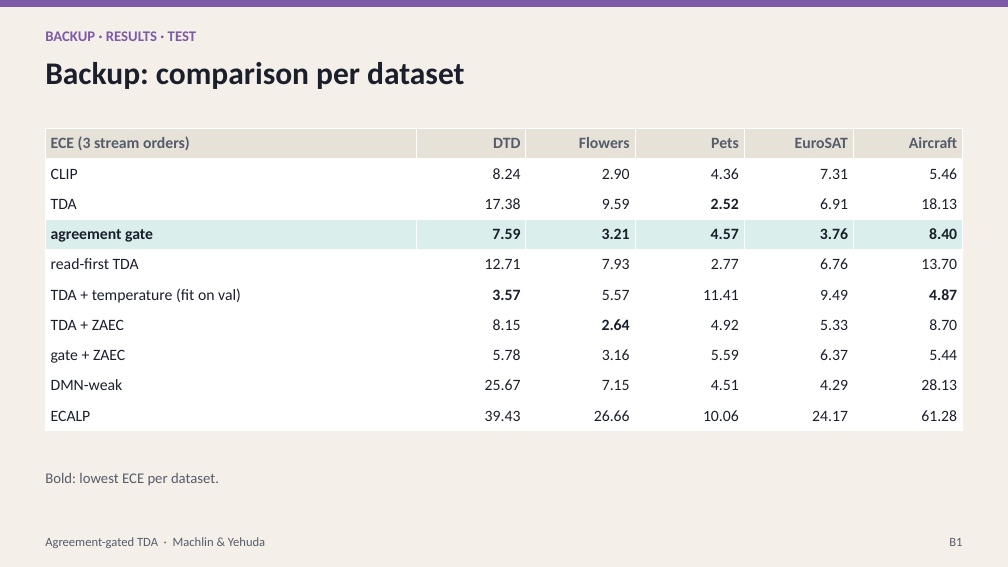
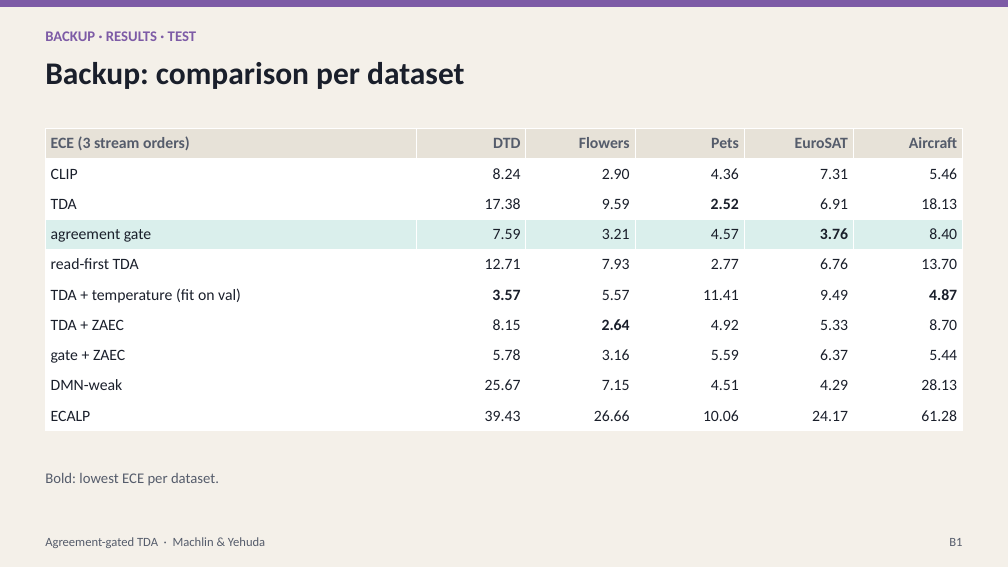
Before and after one commit to macwave12/deep_project_calibration_aware_tta, a slide deck: slide 18 of presentation/calibration_aware_tta.pptx. Drawn at 1008x567 pixels with LibreOffice and Linux fonts; fonts in the diff are those of the drawing. Boxes give left, top, right and bottom in pixels: in the first picture for what was removed or moved away, otherwise in the second. Text is boxed around its words. In the diff, an @@ line names an element or a change of style, - is before the commit and + after.

```diff
--- a/presentation/calibration_aware_tta.pptx
+++ b/presentation/calibration_aware_tta.pptx
@@ table at (45, 129, 961, 431) @@
@@ bold off in "agreement gate", "7.59", "3.21", "4.57" and 1 more places @@
```
Also in this commit, not shown: 13 other slides changed, 21 other files.
